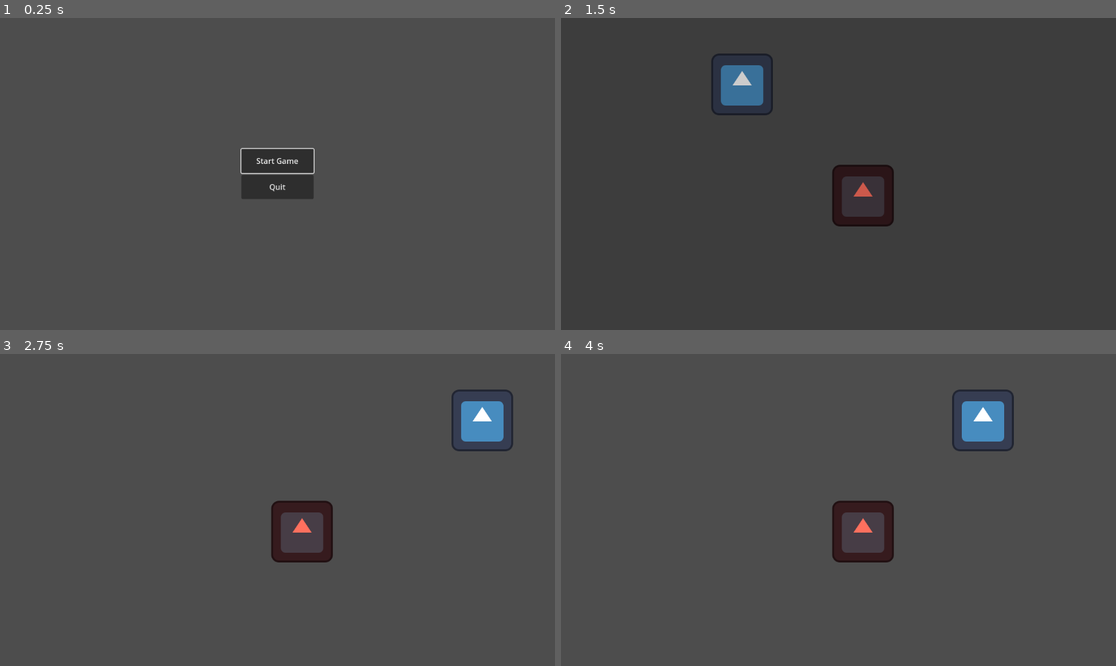
Above: before the commit, frames 1-4 (two rows, left to right).
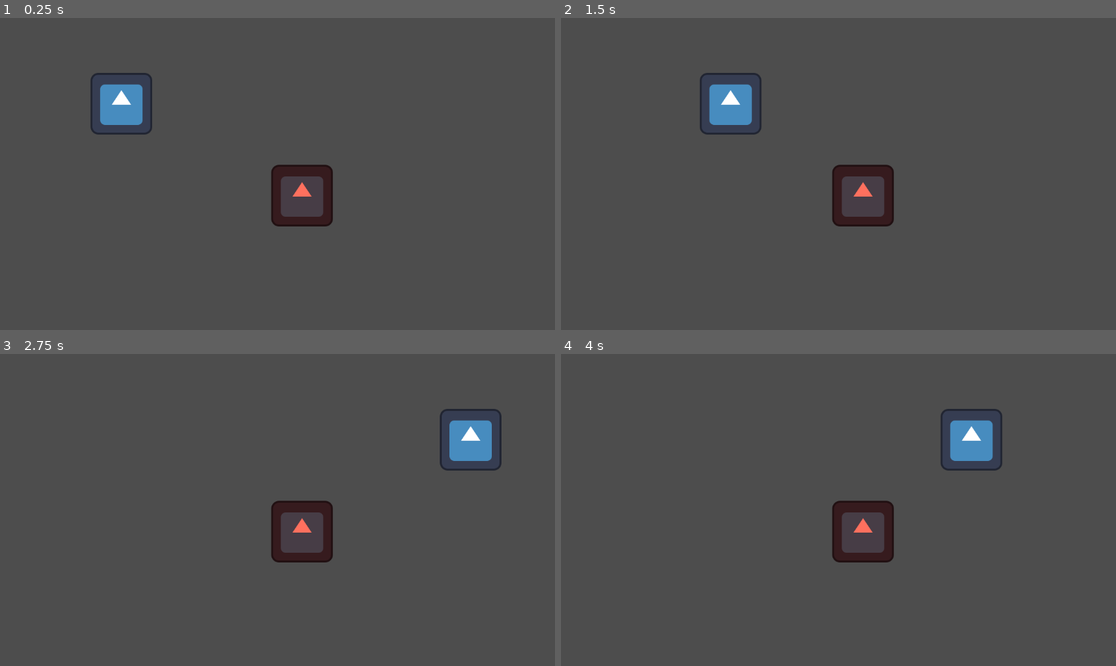
Above: after the commit, the same moments.

Repository: TheJP/GMTKGameJam2023
Game: Godot game, scene res://main.tscn
Two runs of this game, one before a commit and one after it. Both use one fixed random seed, a clock stepped at 60 frames per second and the inputs below. Before the commit the project starts from res://titleScreen.tscn. The engine's default icon, where the game draws it, is replaced by a stand-in: a white triangle on a blue panel in a dark square.
Inputs (mouse positions are in pixels of both pictures, inside the frame that each line leads up to):
- Up to frame 1 (0.25 s): no input
- Up to frame 2 (1.5 s): click (838, 161) at 0.5 s, where only the run before the commit has a clickable "Start Game"; tap Enter (ui_accept) at 1.25, 1.35 s; move the mouse to (960, 158) at 1.27 s; hold D (move_right) from 1.28 s (still down); click (960, 158) at 1.42 s
- Up to frame 3 (2.75 s): keep holding D (move_right); tap Enter (ui_accept) at 1.52, 1.82, 2.1, 2.27, 2.57 s; move the mouse to (166, 525) at 2.02 s
- Up to frame 4 (4 s): move the mouse to (894, 441) at 2.77 s; release D (move_right) at 2.78 s; hold A (move_left) 2.78-3.53 s; tap Enter (ui_accept) at 2.85, 3.6, 3.77 s; move the mouse to (810, 572) at 3.52 s; hold D (move_right) from 3.53 s (still down); click (810, 572) at 3.67 s

The runs differ from the first frame. In frame 1, 3.9% of the frame differs, in the area x 16-60%, y 17-67%; in frame 2, 2.6%; in frame 3, 1.7%; in frame 4, 1.7%.

Commit message:
Added attack that deals damage to entities

Diff:
--- a/GMTKGameJam2023/Enemy/enemy.gd
+++ b/GMTKGameJam2023/Enemy/enemy.gd
@@ -1,28 +1 @@
 extends CharacterBody2D
-
-
-#const SPEED = 300.0
-#const JUMP_VELOCITY = -400.0
-#
-## Get the gravity from the project settings to be synced with RigidBody nodes.
-#var gravity = ProjectSettings.get_setting("physics/2d/default_gravity")
-#
-#
-#func _physics_process(delta):
-#	# Add the gravity.
-#	if not is_on_floor():
-#		velocity.y += gravity * delta
-#
-#	# Handle Jump.
-#	if Input.is_action_just_pressed("ui_accept") and is_on_floor():
-#		velocity.y = JUMP_VELOCITY
-#
-#	# Get the input direction and handle the movement/deceleration.
-#	# As good practice, you should replace UI actions with custom gameplay actions.
-#	var direction = Input.get_axis("ui_left", "ui_right")
-#	if direction:
-#		velocity.x = direction * SPEED
-#	else:
-#		velocity.x = move_toward(velocity.x, 0, SPEED)
-#
-#	move_and_slide()
--- a/GMTKGameJam2023/Enemy/enemy.tscn
+++ b/GMTKGameJam2023/Enemy/enemy.tscn
@@ -8,7 +8,7 @@
 radius = 70.0
 height = 176.0
 
-[node name="Enemy" type="CharacterBody2D"]
+[node name="Enemy" type="CharacterBody2D" groups=["enemy"]]
 collision_layer = 2
 collision_mask = 3
 script = ExtResource("1_yo7jp")
--- a/GMTKGameJam2023/Player/player.tscn
+++ b/GMTKGameJam2023/Player/player.tscn
@@ -1,14 +1,16 @@
-[gd_scene load_steps=5 format=3 uid="uid://j08p20qy4uir"]
+[gd_scene load_steps=6 format=3 uid="uid://dacjlbk3ddu34"]
 
 [ext_resource type="Script" path="res://player/player.gd" id="1_jrwj3"]
 [ext_resource type="Texture2D" uid="uid://x0fybxoc4ryf" path="res://icon.svg" id="2_133ny"]
 [ext_resource type="PackedScene" uid="uid://c35lb4hpkomqd" path="res://entity/entity.tscn" id="2_x3ypg"]
+[ext_resource type="PackedScene" uid="uid://bth2rc3mioa1y" path="res://entity/attack.tscn" id="4_2165k"]
 
 [sub_resource type="CapsuleShape2D" id="CapsuleShape2D_bn526"]
 radius = 64.0
 height = 170.0
 
-[node name="Player" type="CharacterBody2D"]
+[node name="Player" type="CharacterBody2D" groups=["player"]]
+position = Vector2(1, 1)
 collision_mask = 3
 script = ExtResource("1_jrwj3")
 
@@ -19,3 +21,6 @@
 
 [node name="CollisionShape2D" type="CollisionShape2D" parent="."]
 shape = SubResource("CapsuleShape2D_bn526")
+
+[node name="AttackClaws" parent="." instance=ExtResource("4_2165k")]
+attack_enemy = true
--- /dev/null
+++ b/GMTKGameJam2023/entity/attack.gd
@@ -0,0 +1,40 @@
+extends Node2D
+
+@export var attack_player = false
+@export var attack_enemy = false
+
+## Determines if the attack deals damage to multiple opponents if they are in range.
+@export var is_aoe = false
+
+@export var damage = 10
+
+var attack_ready = true
+
+func _ready():
+	print("attack ready")
+
+func _process(delta):
+	if not attack_ready:
+		return
+
+	for body in $Area2D.get_overlapping_bodies():
+		var should_attack = \
+			(attack_player and body.is_in_group("player")) or \
+			(attack_enemy and body.is_in_group("enemy"))
+		if should_attack:
+			deal_damage(body)
+			attack_ready = false
+			$Timer.start()
+			if not is_aoe:
+				return
+
+func deal_damage(body: PhysicsBody2D):
+	if not body.has_node("Entity") or not body.get_node("Entity") is Entity:
+		return
+
+	var entity: Entity = body.get_node("Entity")
+	entity.health -= damage
+	print("damaged entity %d" % entity.health)
+
+func _on_timer_timeout():
+	attack_ready = true
--- /dev/null
+++ b/GMTKGameJam2023/entity/attack.tscn
@@ -0,0 +1,21 @@
+[gd_scene load_steps=3 format=3 uid="uid://bth2rc3mioa1y"]
+
+[ext_resource type="Script" path="res://entity/attack.gd" id="1_xc8mg"]
+
+[sub_resource type="CircleShape2D" id="CircleShape2D_tyuj1"]
+radius = 200.0
+
+[node name="Attack" type="Node2D"]
+script = ExtResource("1_xc8mg")
+
+[node name="Area2D" type="Area2D" parent="."]
+collision_layer = 4
+collision_mask = 3
+
+[node name="CollisionShape2D" type="CollisionShape2D" parent="Area2D"]
+shape = SubResource("CircleShape2D_tyuj1")
+
+[node name="Timer" type="Timer" parent="."]
+one_shot = true
+
+[connection signal="timeout" from="Timer" to="." method="_on_timer_timeout"]
--- a/GMTKGameJam2023/entity/entity.gd
+++ b/GMTKGameJam2023/entity/entity.gd
@@ -1,3 +1,4 @@
+class_name Entity
 extends Node
 
 @export var health = 100
--- a/GMTKGameJam2023/main.tscn
+++ b/GMTKGameJam2023/main.tscn
@@ -1,12 +1,12 @@
-[gd_scene load_steps=3 format=3 uid="uid://mbeobntp8kph"]
+[gd_scene load_steps=3 format=3 uid="uid://c1tf5v8rpdwkv"]
 
-[ext_resource type="PackedScene" uid="uid://j08p20qy4uir" path="res://player/player.tscn" id="1_yi55a"]
-[ext_resource type="PackedScene" uid="uid://dugyay08um7n5" path="res://Enemy/enemy.tscn" id="2_lexij"]
+[ext_resource type="PackedScene" uid="uid://dacjlbk3ddu34" path="res://player/player.tscn" id="1_yi55a"]
+[ext_resource type="PackedScene" uid="uid://dugyay08um7n5" path="res://enemy/enemy.tscn" id="2_lexij"]
 
 [node name="Game" type="Node"]
 
 [node name="Player" parent="." instance=ExtResource("1_yi55a")]
-position = Vector2(276, 138)
+position = Vector2(252, 178)
 
 [node name="Enemy" parent="." instance=ExtResource("2_lexij")]
 position = Vector2(627, 369)
--- a/GMTKGameJam2023/project.godot
+++ b/GMTKGameJam2023/project.godot
@@ -11,7 +11,7 @@
 [application]
 
 config/name="Gmtk Game Jam 2023"
-run/main_scene="res://titleScreen.tscn"
+run/main_scene="res://main.tscn"
 config/features=PackedStringArray("4.1", "GL Compatibility")
 config/icon="res://icon.svg"
 
@@ -78,6 +78,7 @@
 
 2d_physics/layer_1="player"
 2d_physics/layer_2="enemy"
+2d_physics/layer_3="attack"
 
 [rendering]
 
